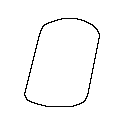
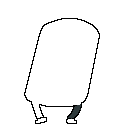
The second w=128, h=128 image is a revision of the first. Changes to its layers:
added layer "FrameUno" above "GrupoUno" over (31, 102, 82, 124)
moved "Uno" into group "GrupoUno" over (31, 102, 82, 107)
